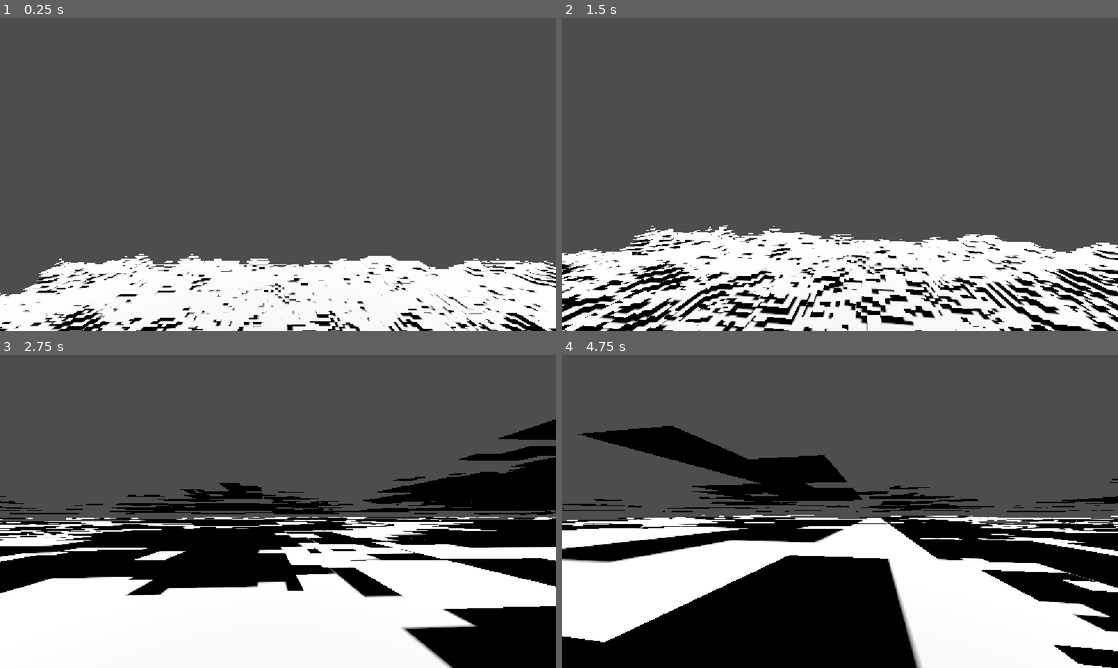
Above: before the commit, frames 1-4 (two rows, left to right).
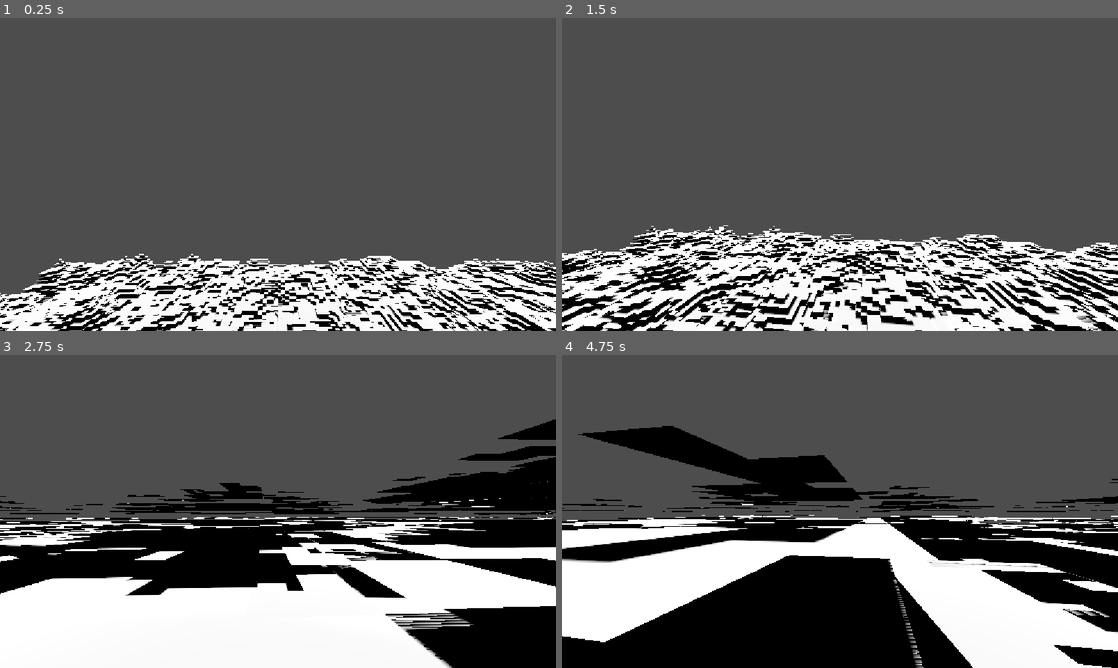
Above: after the commit, the same moments.

Repository: etper/pimpekcraft
Game: Godot game, scene res://scenes/Main.tscn
Same seed, same stepped clock (60 frames per second), same inputs: the game is played once before the commit and once after it.
Inputs (mouse positions are in pixels of both pictures, inside the frame that each line leads up to):
- Up to frame 1 (0.25 s): no input
- Up to frame 2 (1.5 s): tap Enter (ui_accept) at 0.5 s; move the mouse to (867, 174) at 0.52 s; hold W (move_forward) from 0.53 s (still down); click (867, 174) at 0.67 s; tap Space (jump) at 0.77 s; move the mouse to (812, 174) at 1.27 s
- Up to frame 3 (2.75 s): keep holding W (move_forward); tap Space (jump) at 1.52 s; move the mouse to (289, 505) at 2.02 s
- Up to frame 4 (4.75 s): keep holding W (move_forward); move the mouse to (834, 517) at 2.77 s; click (834, 517) at 2.92 s; tap Space (jump) at 3.02, 3.77, 4.52 s; move the mouse to (878, 514) at 3.52 s; move the mouse to (795, 508) at 4.27 s

The runs differ from the first frame. In frame 1, 5.7% of the frame differs, in the area x 0-100%, y 76-100%; in frame 2, 4.7%; in frame 3, 1.8%; in frame 4, 2.2%.

Commit message:
phase 5.2

Diff:
--- a/scripts/chunk.gd
+++ b/scripts/chunk.gd
@@ -144,7 +144,7 @@
     ) / 1000.0
 
 func greedy_mesh_direction(st: SurfaceTool, face: int):
-    if face != 0:
+    if face != 0 and face != 1:
         return
 
     for y in range(MAX_HEIGHT):
@@ -238,17 +238,26 @@
     width: int,
     height: int
 ):
-    var y = slice + 1
-
-    var v0 = Vector3(start_x,         y, start_y)
-    var v1 = Vector3(start_x + width, y, start_y)
-    var v2 = Vector3(start_x + width, y, start_y + height)
-    var v3 = Vector3(start_x,         y, start_y + height)
-
-    st.add_vertex(v0)
-    st.add_vertex(v1)
-    st.add_vertex(v2)
-
-    st.add_vertex(v0)
-    st.add_vertex(v2)
-    st.add_vertex(v3)
+    var plane_y = slice + 1 if face == 0 else slice
+
+    var v0 = Vector3(start_x,         plane_y, start_y)
+    var v1 = Vector3(start_x + width, plane_y, start_y)
+    var v2 = Vector3(start_x + width, plane_y, start_y + height)
+    var v3 = Vector3(start_x,         plane_y, start_y + height)
+
+    if face == 0:
+        st.add_vertex(v0)
+        st.add_vertex(v1)
+        st.add_vertex(v2)
+
+        st.add_vertex(v0)
+        st.add_vertex(v2)
+        st.add_vertex(v3)
+    else:
+        st.add_vertex(v0)
+        st.add_vertex(v2)
+        st.add_vertex(v1)
+
+        st.add_vertex(v0)
+        st.add_vertex(v3)
+        st.add_vertex(v2)
